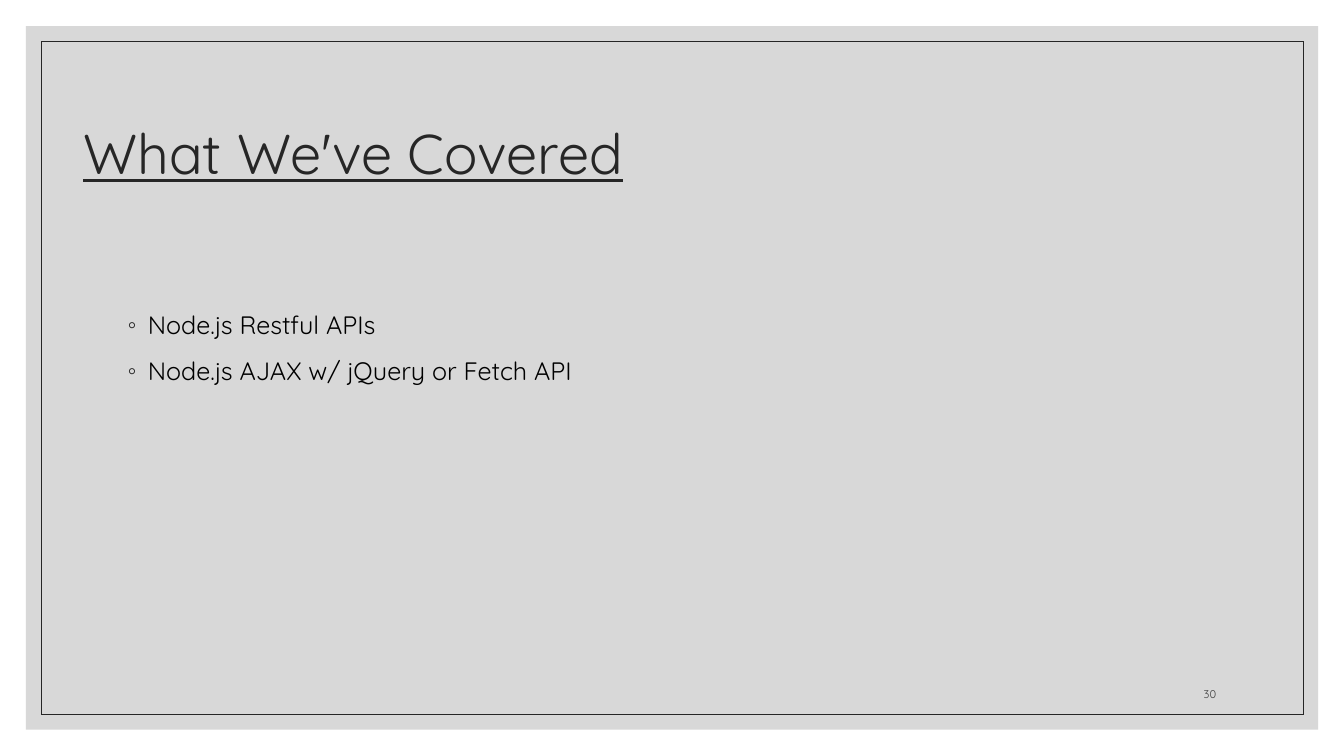
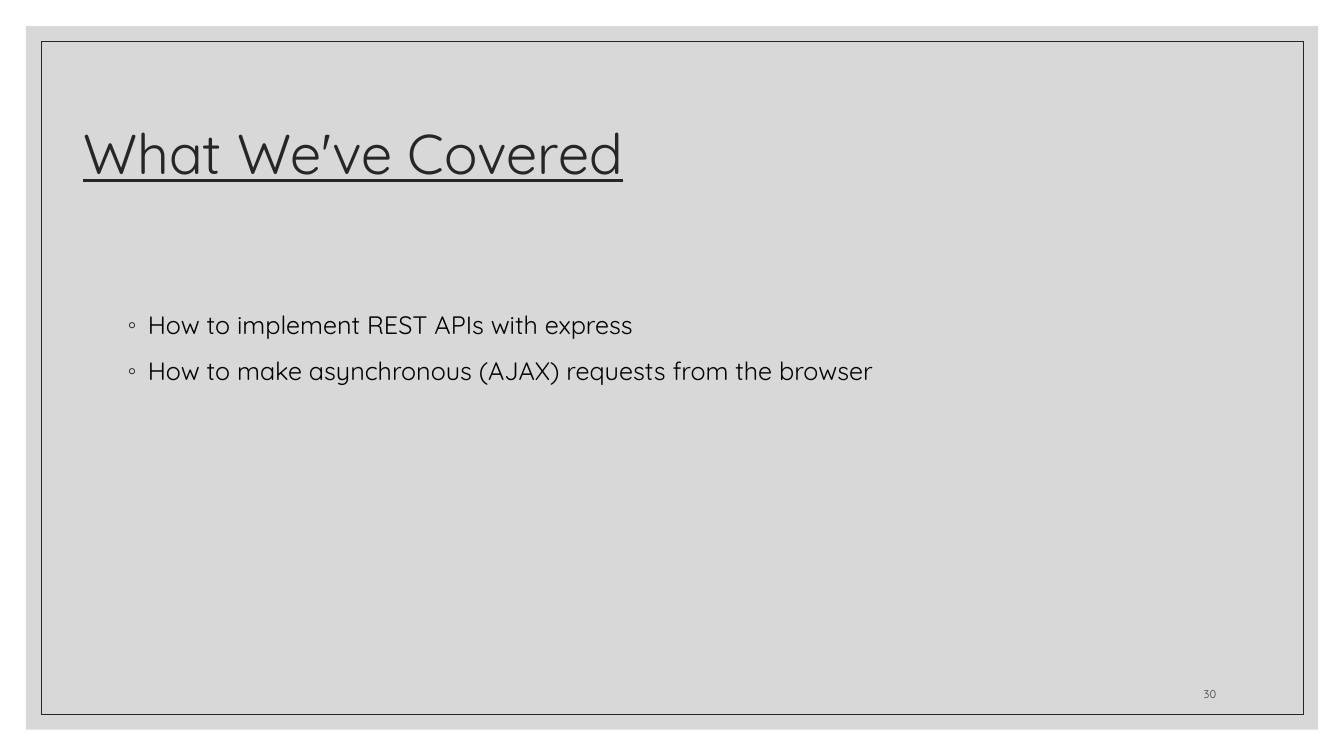
Before and after one commit to zackstotts/base-node-curriculum, a slide deck: slide 30 of unit_01/slides/Unit01-PartIV.pptx. Drawn at 1344x756 pixels with LibreOffice and Linux fonts; fonts in the diff are those of the drawing. Boxes give left, top, right and bottom in pixels: in the first picture for what was removed or moved away, otherwise in the second. Text is boxed around its words. In the diff, an @@ line names an element or a change of style, - is before the commit and + after.

```diff
--- a/unit_01/slides/Unit01-PartIV.pptx
+++ b/unit_01/slides/Unit01-PartIV.pptx
@@ text at <box>148,315,873,385</box>: text changed @@
-◦ Node.js Restful APIs
-◦ Node.js AJAX w/ jQuery or Fetch API
+◦ How to implement REST APIs with express
+◦ How to make asynchronous (AJAX) requests from the browser
```
Also in this commit, not shown: 1 other slide changed, 2 other files.
